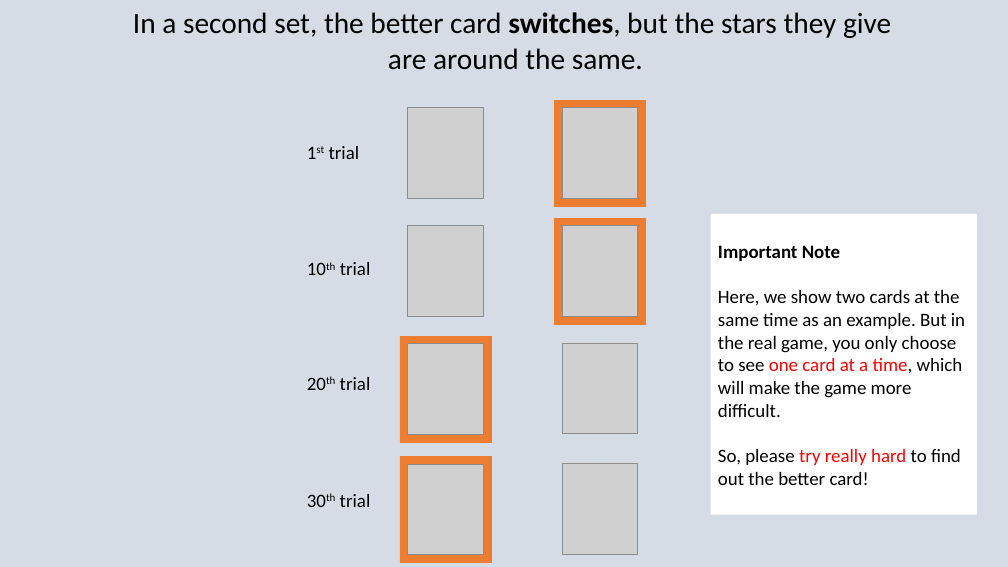
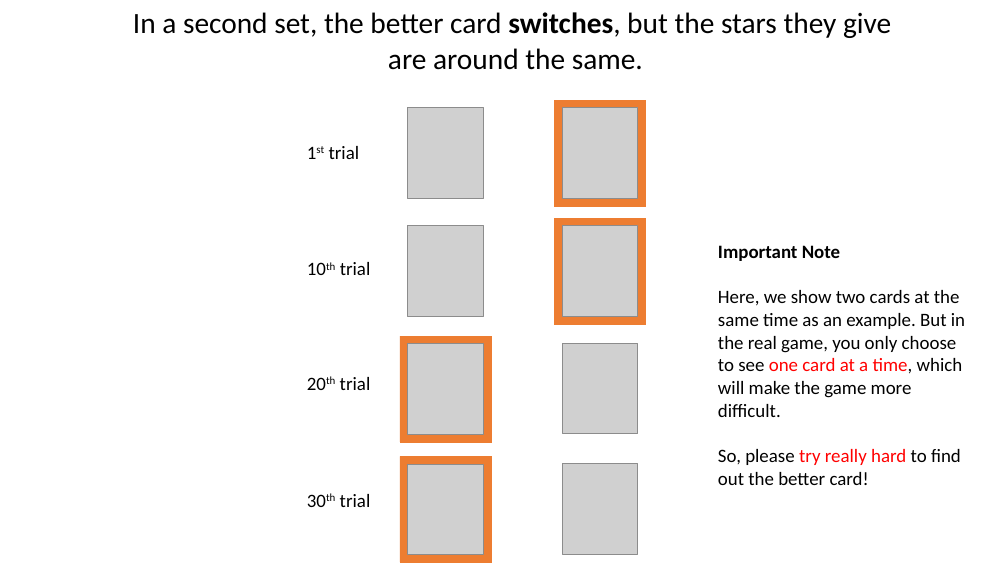
Before and after one commit to LillianXu2019/LUX-RL, a slide deck: slide 29 of images/task_instructions_lux.pptx (slide 15 before the commit). Drawn at 1008x567 pixels with LibreOffice and Linux fonts; fonts in the diff are those of the drawing; grey boxes stand for pictures. Boxes give left, top, right and bottom in pixels: in the first picture for what was removed or moved away, otherwise in the second. Text is boxed around its words. In the diff, an @@ line names an element or a change of style, - is before the commit and + after.

```diff
--- a/images/task_instructions_lux.pptx
+++ b/images/task_instructions_lux.pptx
@@ background #D6DCE5 to #FFFFFF @@
@@ text "Important Note" rewrapped from [711,214,977,515] to [718,245,965,485] @@
```
Also in this commit, not shown: 7 other slides changed, 7 slides added, 2 slides removed, 19 other files.
